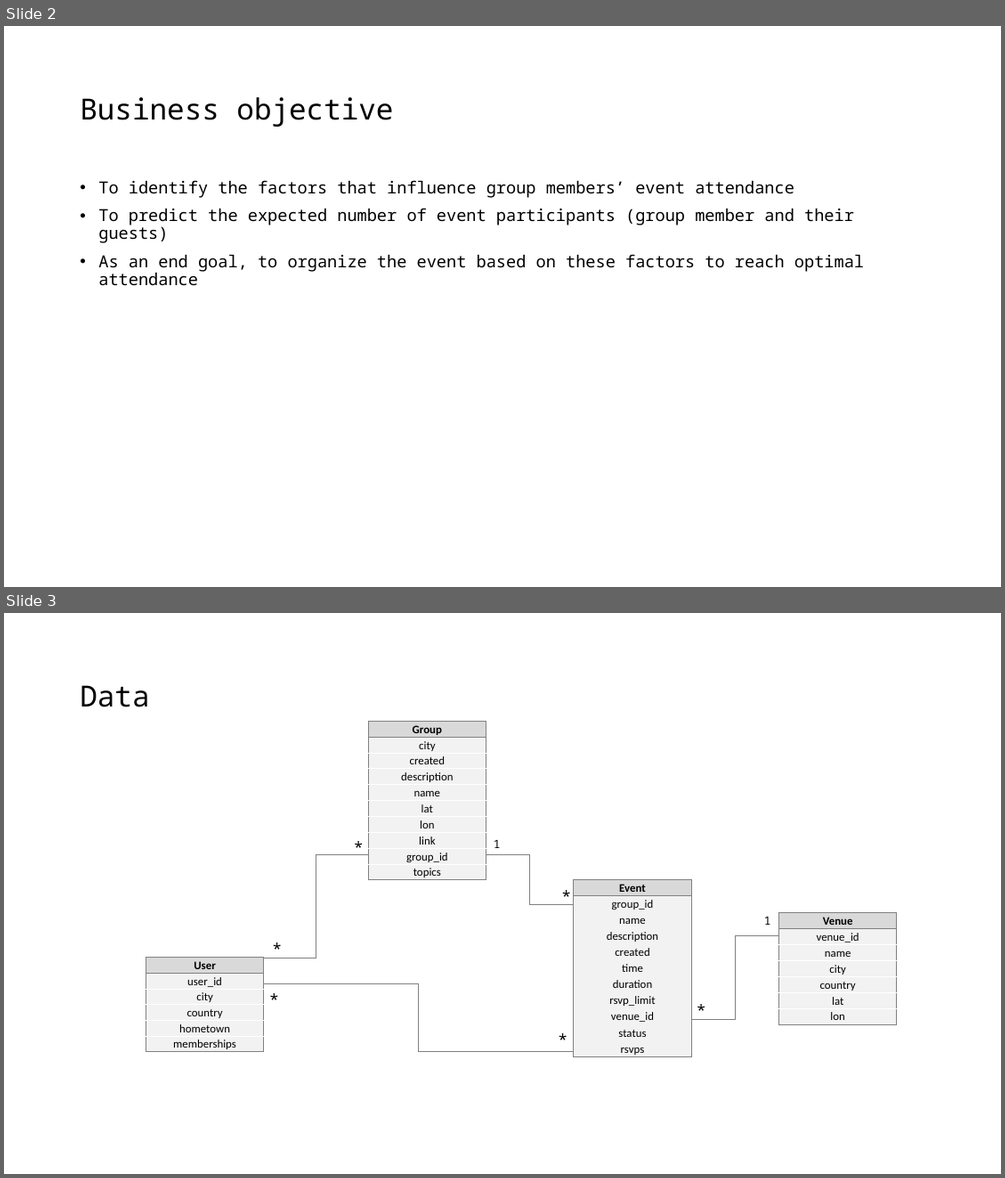
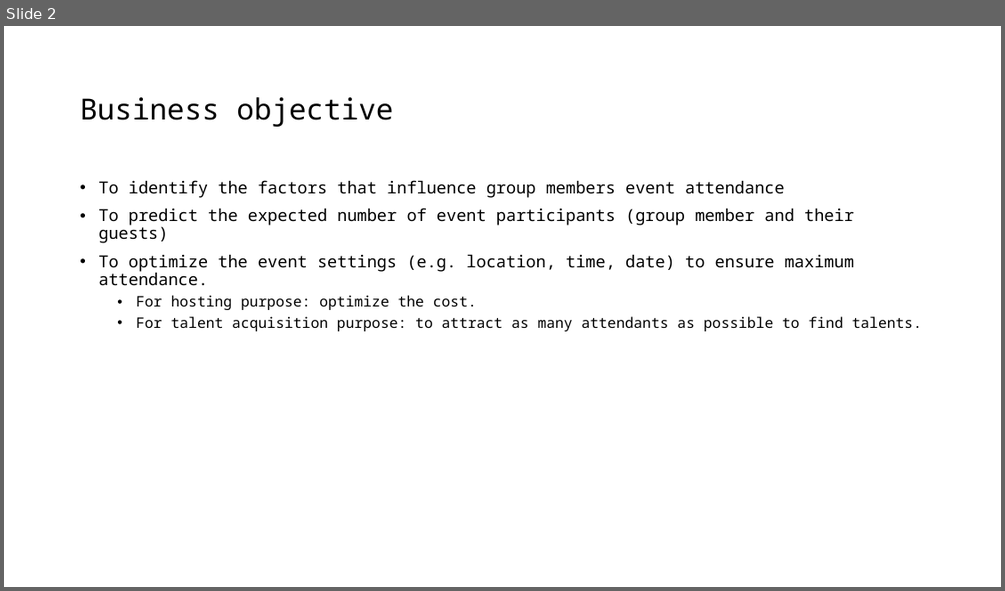
Before and after one commit to joyceXD/meetup-attendence-pred, a slide deck: presentation/meetup-attendance-prediction.pptx. Shown one above the other, each under a label of ours: slides 2 and 3 before the commit, slide 2 after it. The pictures are 1005x1178 and 1005x591 pixels, drawn with LibreOffice and Linux fonts; fonts in the diff are those of the drawing. Boxes give left, top, right and bottom in pixels: in the first picture for what was removed or moved away, otherwise in the second. Text is boxed around its words. In the diff, an @@ line names an element or a change of style, - is before the commit and + after.

```diff
--- a/presentation/meetup-attendance-prediction.pptx
+++ b/presentation/meetup-attendance-prediction.pptx
@@ slide 3 removed at [4,613,1001,1174], background #FFFFFF @@
@@ title removed at [80,685,149,707] @@
-Data
@@ table removed at [368,722,485,884], 10 rows, 1 columns @@
-Group
-city
-created
-description
-name
-lat
-lon
-link
-group_id
-topics
@@ text removed at [347,834,369,861] @@
-*
@@ text removed at [494,840,501,848] @@
-1
@@ elbow line removed from (368, 855) to (264, 958) @@
@@ elbow line removed from (486, 855) to (574, 904) @@
@@ text removed at [554,883,577,910] @@
-*
@@ table removed at [574,880,691,1058], 11 rows, 1 columns @@
-Event
-group_id
-name
-description
-created
-time
-duration
-rsvp_limit
-venue_id
-status
-rsvps
@@ text removed at [764,916,771,925] @@
-1
@@ table removed at [778,912,896,1024], 7 rows, 1 columns @@
-Venue
-venue_id
-name
-city
-country
-lat
-lon
@@ table removed at [146,957,264,1055], 6 rows, 1 columns @@
-User
-user_id
-city
-country
-hometown
-memberships
@@ text removed at [265,934,287,962] @@
-*
@@ elbow line removed from (691, 1019) to (778, 936) @@
@@ text removed at [262,985,284,1013] @@
-*
@@ elbow line removed from (574, 1052) to (264, 984) @@
@@ text removed at [689,997,712,1024] @@
-*
@@ text removed at [550,1026,573,1054] @@
-*
@@ slide 2 changed as well @@
@@ text at [98,180,785,198]: text changed @@
-• To identify the factors that influence group members’ event attendance
+• To identify the factors that influence group members event attendance
@@ text at [98,254,922,331]: text changed; size 16 to 14 pt @@
-• As an end goal, to organize the event based on these factors to reach optimal attendance
+• To optimize the event settings (e.g. location, time, date) to ensure maximum attendance.
+  • For hosting purpose: optimize the cost.
+  • For talent acquisition purpose: to attract as many attendants as possible to find talents.
```
Also in this commit, not shown: 3 other slides changed, 10 slides added, 2 other slides removed, 28 other files.
